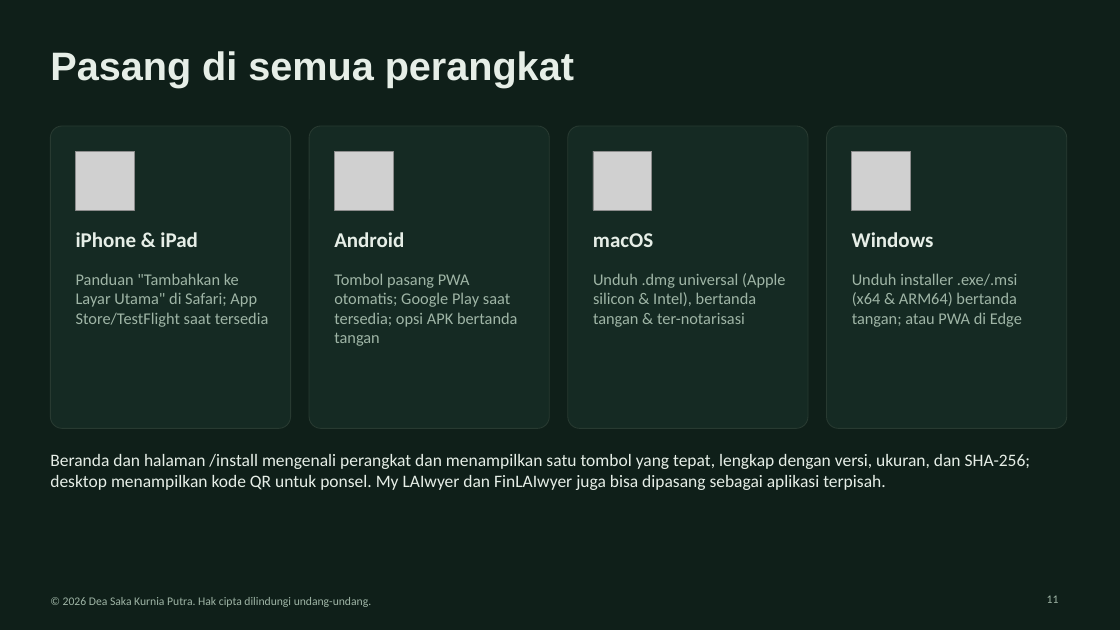
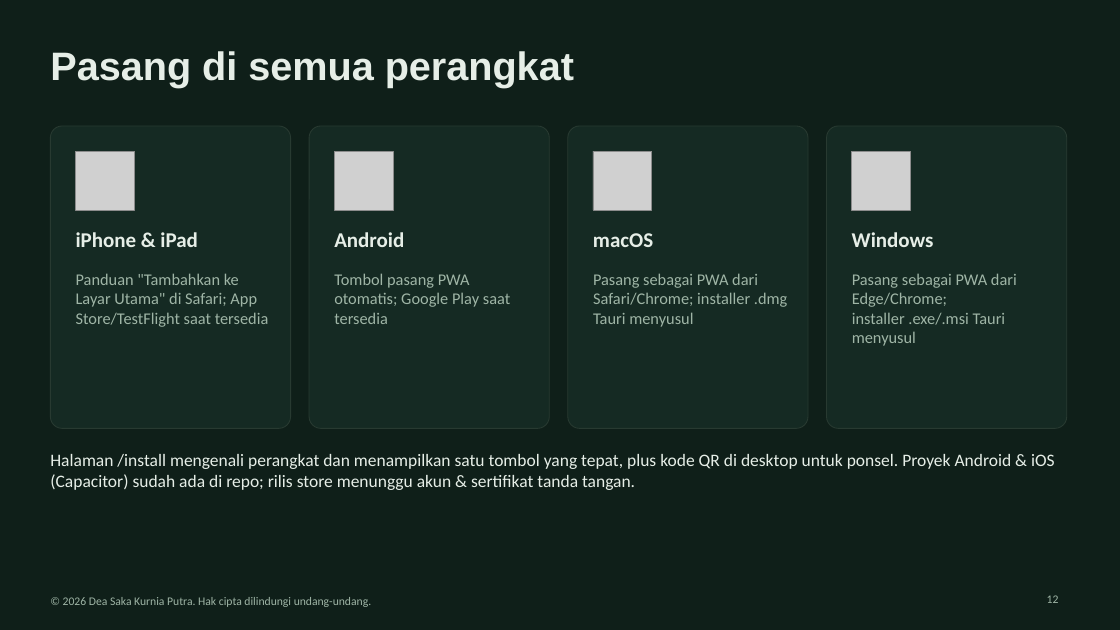
Before and after one commit to DSKPutra/askfolio, a slide deck: slide 12 of kit/whitepaper/Finandex_UTS_Kelompok.pptx (slide 11 before the commit). Drawn at 1120x630 pixels with LibreOffice and Linux fonts; fonts in the diff are those of the drawing; grey boxes stand for pictures. Boxes give left, top, right and bottom in pixels: in the first picture for what was removed or moved away, otherwise in the second. Text is boxed around its words. In the diff, an @@ line names an element or a change of style, - is before the commit and + after.

```diff
--- a/kit/whitepaper/Finandex_UTS_Kelompok.pptx
+++ b/kit/whitepaper/Finandex_UTS_Kelompok.pptx
@@ text at <box>334,273,510,324</box>: text changed @@
-Tombol pasang PWA otomatis; Google Play saat tersedia; opsi APK bertanda tangan
+Tombol pasang PWA otomatis; Google Play saat tersedia
@@ text at <box>593,273,787,327</box>: text changed @@
-Unduh .dmg universal (Apple silicon & Intel), bertanda tangan & ter-notarisasi
+Pasang sebagai PWA dari Safari/Chrome; installer .dmg Tauri menyusul
@@ text at <box>852,273,1017,346</box>: text changed @@
-Unduh installer .exe/.msi (x64 & ARM64) bertanda tangan; atau PWA di Edge
+Pasang sebagai PWA dari Edge/Chrome; installer .exe/.msi Tauri menyusul
@@ text at <box>50,454,1055,490</box>: text changed @@
-Beranda dan halaman /install mengenali perangkat dan menampilkan satu tombol yang tepat, lengkap dengan versi, ukuran, dan SHA-256; desktop menampilkan kode QR untuk ponsel. My LAIwyer dan FinLAIwyer juga bisa dipasang sebagai aplikasi terpisah.
+Halaman /install mengenali perangkat dan menampilkan satu tombol yang tepat, plus kode QR di desktop untuk ponsel. Proyek Android & iOS (Capacitor) sudah ada di repo; rilis store menunggu akun & sertifikat tanda tangan.
@@ page number at <box>1047,595,1059,603</box>: text changed @@
-11
+12
```
Also in this commit, not shown: 12 other slides changed, 2 slides added, 9 other files.
